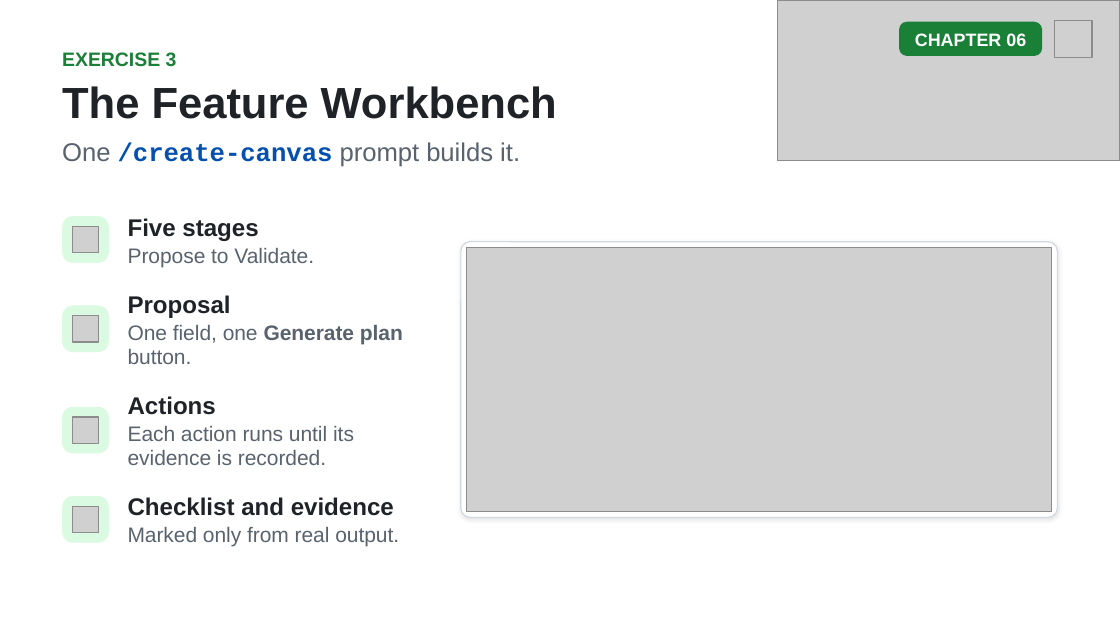
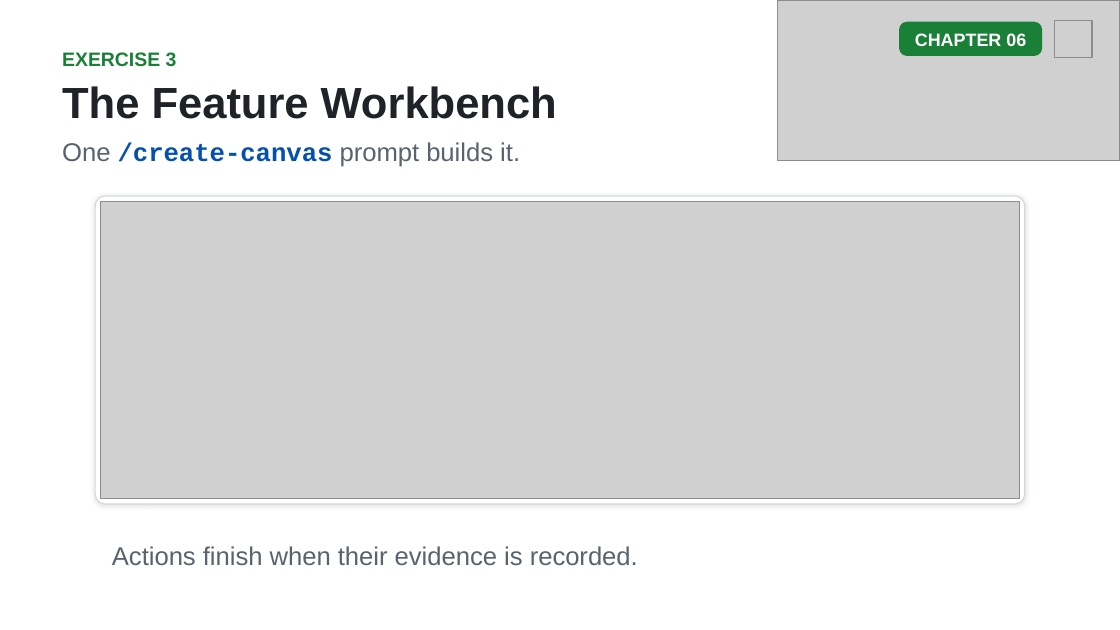
Before and after one commit to github/copilot-app-for-beginners, a slide deck: slide 10 of slides/06-canvases.pptx. Drawn at 1120x630 pixels with LibreOffice and Linux fonts; fonts in the diff are those of the drawing; grey boxes stand for pictures. Boxes give left, top, right and bottom in pixels: in the first picture for what was removed or moved away, otherwise in the second. Text is boxed around its words. In the diff, an @@ line names an element or a change of style, - is before the commit and + after.

```diff
--- a/slides/06-canvases.pptx
+++ b/slides/06-canvases.pptx
@@ rounded rectangle: place and size @@
-rounded rectangle at [460, 242, 1057, 517]
+rounded rectangle at [95, 196, 1025, 504]
@@ picture: place and size @@
-picture at [467, 248, 1052, 512]
+picture at [101, 202, 1019, 498]
@@ rounded rectangle removed at [63, 216, 110, 263] @@
@@ picture removed at [73, 226, 100, 253] @@
@@ text removed at [128, 218, 258, 241] @@
-Five stages
@@ text removed at [128, 248, 314, 267] @@
-Propose to Validate.
@@ text removed at [128, 295, 231, 318] @@
-Proposal
@@ rounded rectangle removed at [63, 306, 110, 353] @@
@@ picture removed at [73, 316, 100, 343] @@
@@ text removed at [128, 325, 403, 364] @@
-One field, one Generate plan button.
@@ rounded rectangle removed at [63, 407, 110, 454] @@
@@ picture removed at [73, 417, 100, 444] @@
@@ text removed at [128, 396, 216, 415] @@
-Actions
@@ rounded rectangle removed at [63, 496, 110, 543] @@
@@ picture removed at [73, 506, 100, 533] @@
@@ text removed at [128, 497, 394, 516] @@
-Checklist and evidence
@@ text removed at [128, 527, 399, 547] @@
-Marked only from real output.
@@ text at [112, 546, 638, 565]: text changed; size 13.5 to 16.5 pt @@
-Each action runs until its evidence is recorded.
+Actions finish when their evidence is recorded.
```
Also in this commit, not shown: 3 other slides changed, 6 other files.
